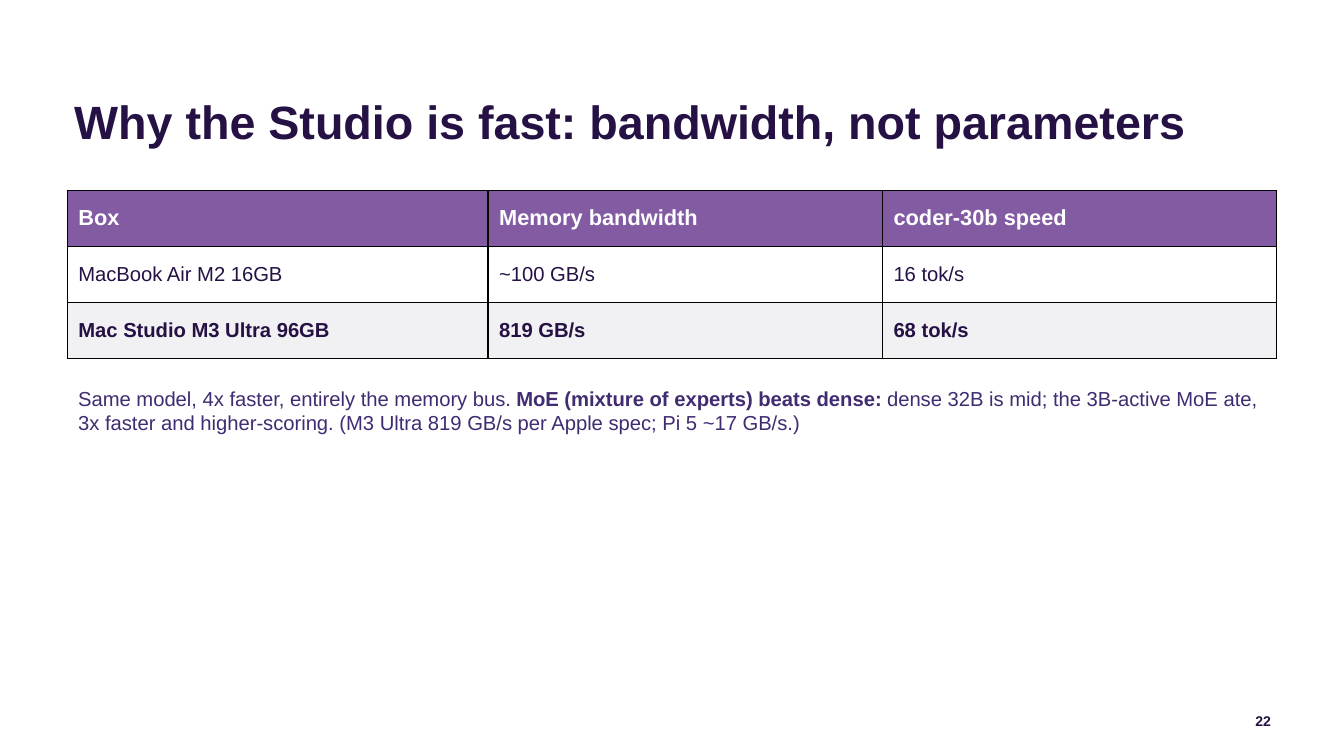
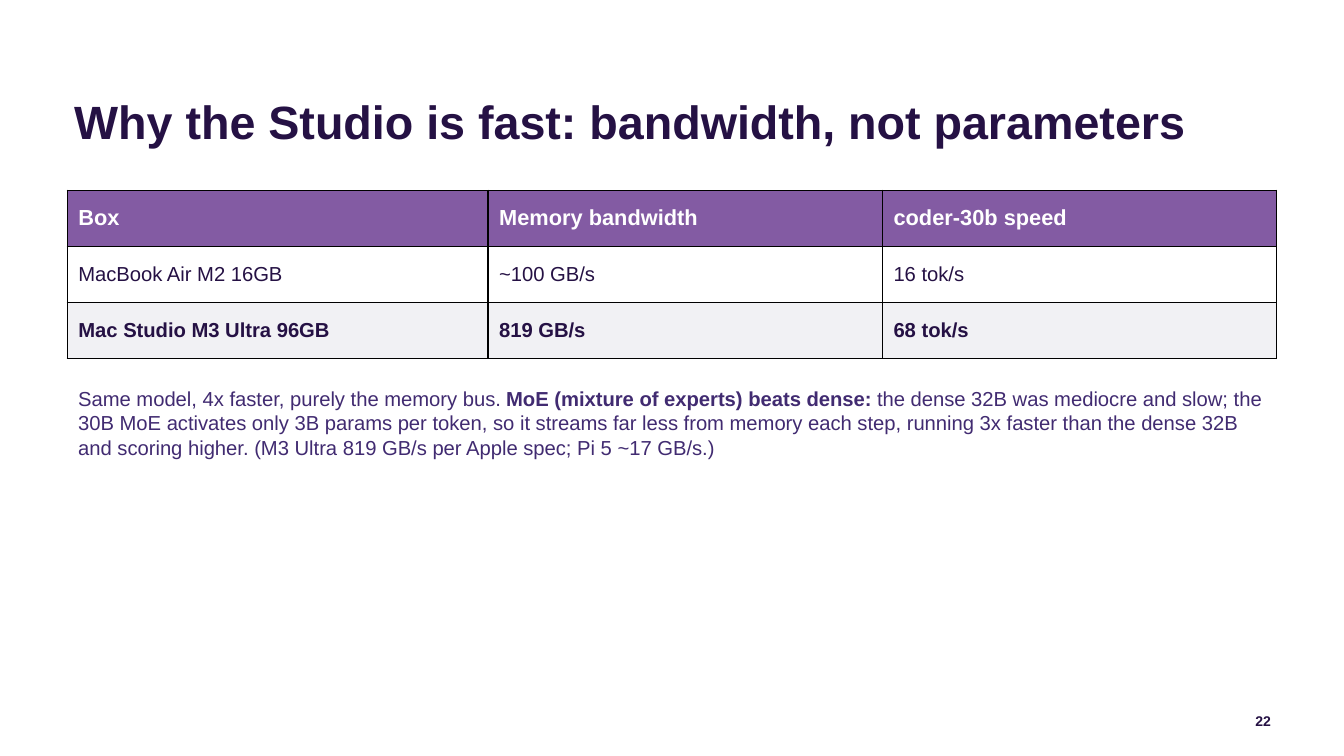
Before and after one commit to jconnolly/local-llm-pi5, a slide deck: slide 22 of local-llm-datasociety.pptx. Drawn at 1344x756 pixels with LibreOffice and Linux fonts; fonts in the diff are those of the drawing; background and template pictures are left out. Boxes give left, top, right and bottom in pixels: in the first picture for what was removed or moved away, otherwise in the second. Text is boxed around its words. In the diff, an @@ line names an element or a change of style, - is before the commit and + after.

Commit message:
Bandwidth slide: replace 'the 3B-active MoE ate' slang with a plain explanation
The 30B MoE activates only 3B params/token, so it streams less from memory each step ->
3x faster than the dense 32B and higher-scoring. Drop 'mid'/'ate' gen-z slang.

```diff
--- a/local-llm-datasociety.pptx
+++ b/local-llm-datasociety.pptx
@@ text at [78,391,1262,460]: text changed @@
-Same model, 4x faster, entirely the memory bus. MoE (mixture of experts) beats dense: dense 32B is mid; the 3B-active MoE ate, 3x faster and higher-scoring. (M3 Ultra 819 GB/s per Apple spec; Pi 5 ~17 GB/s.)
+Same model, 4x faster, purely the memory bus. MoE (mixture of experts) beats dense: the dense 32B was mediocre and slow; the 30B MoE activates only 3B params per token, so it streams far less from memory each step, running 3x faster than the dense 32B and scoring higher. (M3 Ultra 819 GB/s per Apple spec; Pi 5 ~17 GB/s.)
```
Also in this commit, not shown: 3 other files.
